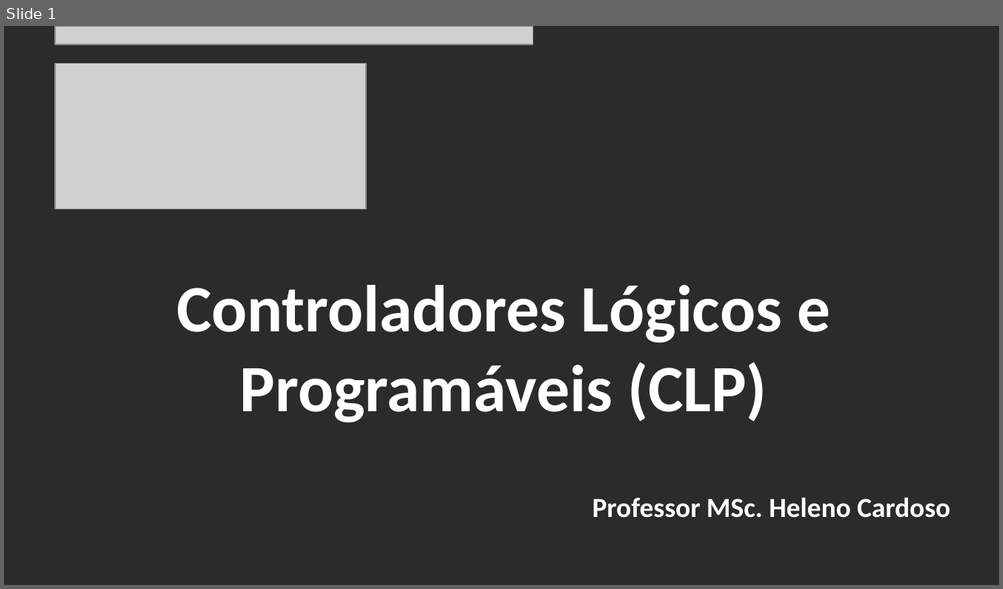
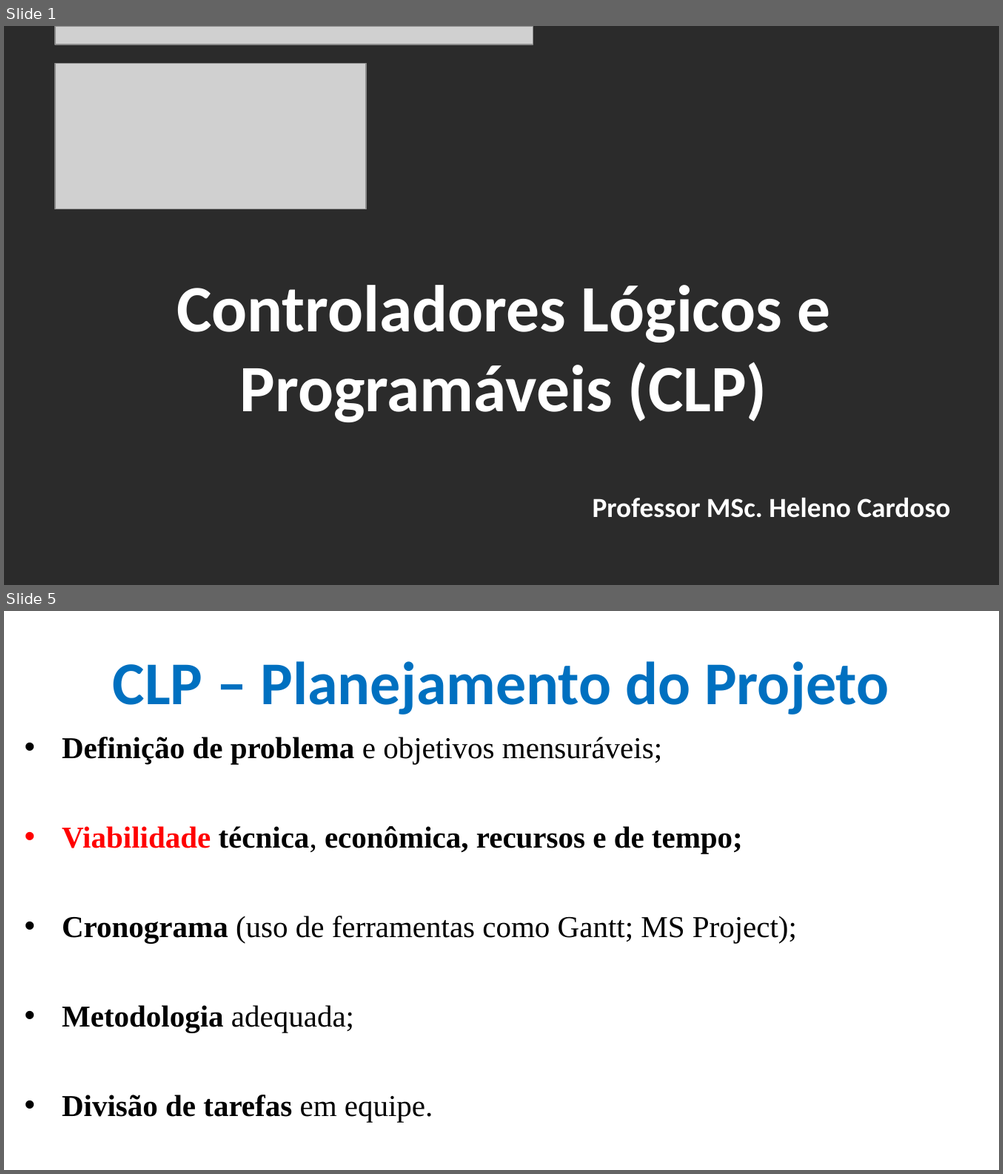
Before and after one commit to CloudEducationBrazil/WydenUniRuyControladoresLogicosProgCLP, a slide deck: 01 Classes/Aula10 - CLP - Recomendações Projetos Supervisórios.pptx. Shown one above the other, each under a label of ours: slide 1 before the commit, slides 1 and 5 after it; the slides between them are not shown. The pictures are 1003x589 and 1003x1174 pixels, drawn with LibreOffice and Linux fonts; fonts in the diff are those of the drawing; grey boxes stand for pictures; background and template pictures are left out; a plain dark background stands for a picture behind light text. Boxes give left, top, right and bottom in pixels: in the first picture for what was removed or moved away, otherwise in the second. Text is boxed around its words. In the diff, an @@ line names an element or a change of style, - is before the commit and + after.

```diff
--- a/01 Classes/Aula10 - CLP - Recomendações Projetos Supervisórios.pptx
+++ b/01 Classes/Aula10 - CLP - Recomendações Projetos Supervisórios.pptx
@@ slide 5 added at [4,611,999,1170], background picture (left out) @@
@@ title added at [113,661,889,715], 44 pt, text #0070C0, bold @@
+CLP – Planejamento do Projeto
@@ text added at [62,737,797,1122], 22 pt, text #000000, bold @@
+• Definição de problema e objetivos mensuráveis;
+• Viabilidade técnica, econômica, recursos e de tempo;
+• Cronograma (uso de ferramentas como Gantt; MS Project);
+• Metodologia adequada;
+• Divisão de tarefas em equipe.
```
Also in this commit, not shown: 6 slides changed, 12 other slides added, 1 other file.
